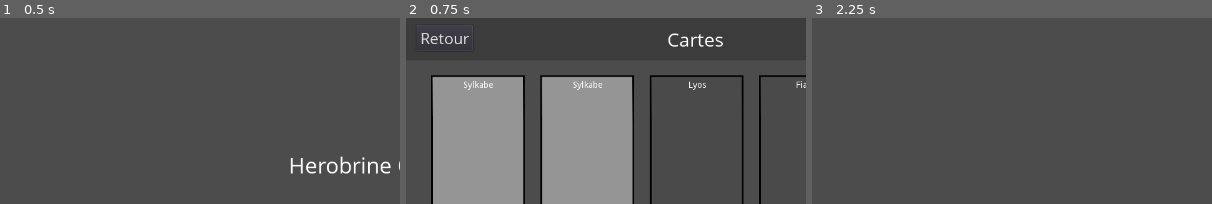
Above: before the commit, frames 1-3 (left to right).
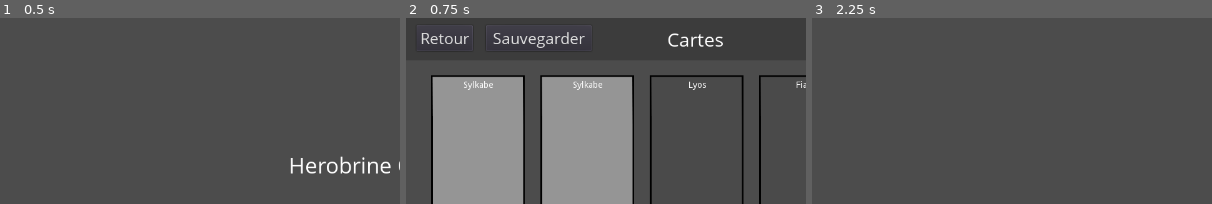
Above: after the commit, the same moments.

Repository: AlexisHuvier/HerobrineCardGame
Game: Godot game, scene res://Main.tscn
Two runs of this game, one before a commit and one after it. Both use one fixed random seed, a clock stepped at 60 frames per second and the inputs below.
Inputs:
- Up to frame 1 (0.5 s): no input
- Up to frame 2 (0.75 s): click "Deck" at 0.5 s
- Up to frame 3 (2.25 s): click "Retour" at 1.25 s; click "Jouer" at 2 s
The pictures show only the part of the screen within x 0-50%, y 1-50%; the shares and areas given below are measured in that part.

Frame 1 is identical in both runs. In frame 2, 0.6% of the frame differs, in the area x 20-45%, y 4-17%; in frame 3, nothing differs.

Commit message:
Create Save Button

Diff:
--- a/Scenes/Deck.tscn
+++ b/Scenes/Deck.tscn
@@ -70,4 +70,16 @@
 __meta__ = {
 "_edit_use_anchors_": false
 }
+
+[node name="Button2" type="Button" parent="."]
+margin_left = 128.0
+margin_top = 15.0
+margin_right = 297.0
+margin_bottom = 56.0
+custom_fonts/font = SubResource( 6 )
+text = "Sauvegarder"
+__meta__ = {
+"_edit_use_anchors_": false
+}
 [connection signal="pressed" from="Button" to="." method="_on_Button_pressed"]
+[connection signal="pressed" from="Button2" to="." method="_on_Button2_pressed"]
--- a/Scripts/Deck.gd
+++ b/Scripts/Deck.gd
@@ -82,15 +82,20 @@
 
 
 func _on_Button_pressed():
-	var file = File.new()
-	if file.open("res://Data/player.json", file.WRITE) != OK:
-		push_error("[Error] Opening File failed (res://Data/player.json)")
-		get_tree().quit()
-	else:
-		var text = JSON.print(deck)
-		file.store_string(text)
-		file.close()
-
 	if get_tree().change_scene("res://Main.tscn")!= OK:
 		push_error("[Error] Loading Scene failed (Main)")
 		get_tree().quit()
+
+
+func _on_Button2_pressed():
+	if deck.deck.size() >= 15:
+		var file = File.new()
+		if file.open("res://Data/player.json", file.WRITE) != OK:
+			push_error("[Error] Opening File failed (res://Data/player.json)")
+			get_tree().quit()
+		else:
+			var text = JSON.print(deck)
+			file.store_string(text)
+			file.close()
+	else:
+		OS.alert("Votre deck n'a pas assez de cartes.\nIl faut 15 cartes au minimum.", "Deck incomplet")
